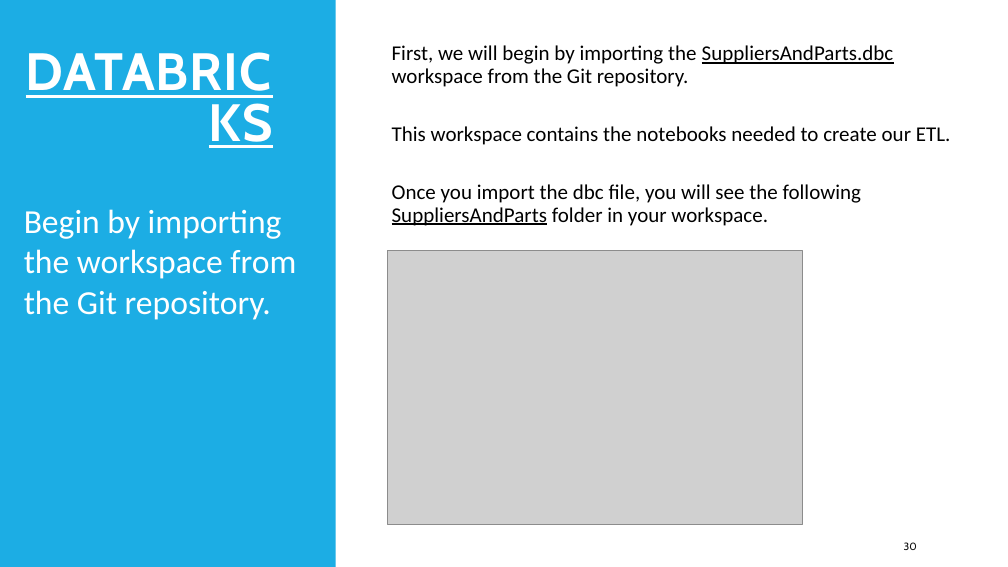
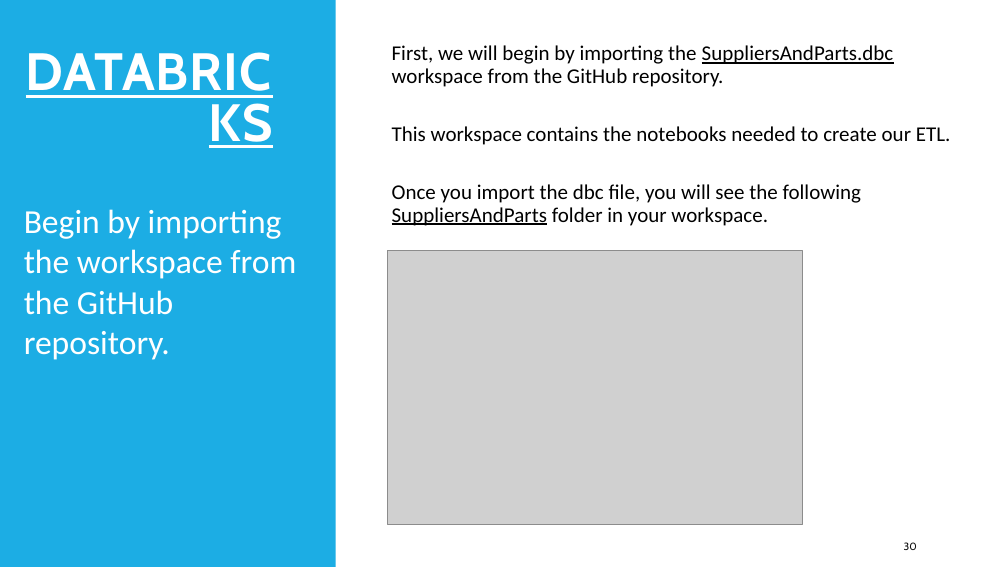
Before and after one commit to smpetersgithub/AdvancedSQLPuzzles, a slide deck: slide 30 of Database Tips and Tricks/Databricks Hive Demo/Azure Databricks Spark Hive Demo Powerpoint.pptx. Drawn at 1008x567 pixels with LibreOffice and Linux fonts; fonts in the diff are those of the drawing; grey boxes stand for pictures. Boxes give left, top, right and bottom in pixels: in the first picture for what was removed or moved away, otherwise in the second. Text is boxed around its words. In the diff, an @@ line names an element or a change of style, - is before the commit and + after.

```diff
--- a/Database Tips and Tricks/Databricks Hive Demo/Azure Databricks Spark Hive Demo Powerpoint.pptx
+++ b/Database Tips and Tricks/Databricks Hive Demo/Azure Databricks Spark Hive Demo Powerpoint.pptx
@@ text at [392,45,894,87]: text changed @@
-First, we will begin by importing the SuppliersAndParts.dbc workspace from the Git repository.
+First, we will begin by importing the SuppliersAndParts.dbc workspace from the GitHub repository.
@@ text at [24,209,296,360]: text changed @@
-Begin by importing the workspace from the Git repository.
+Begin by importing the workspace from the GitHub repository.
```
Also in this commit, not shown: 5 other slides changed, 1 other file.
